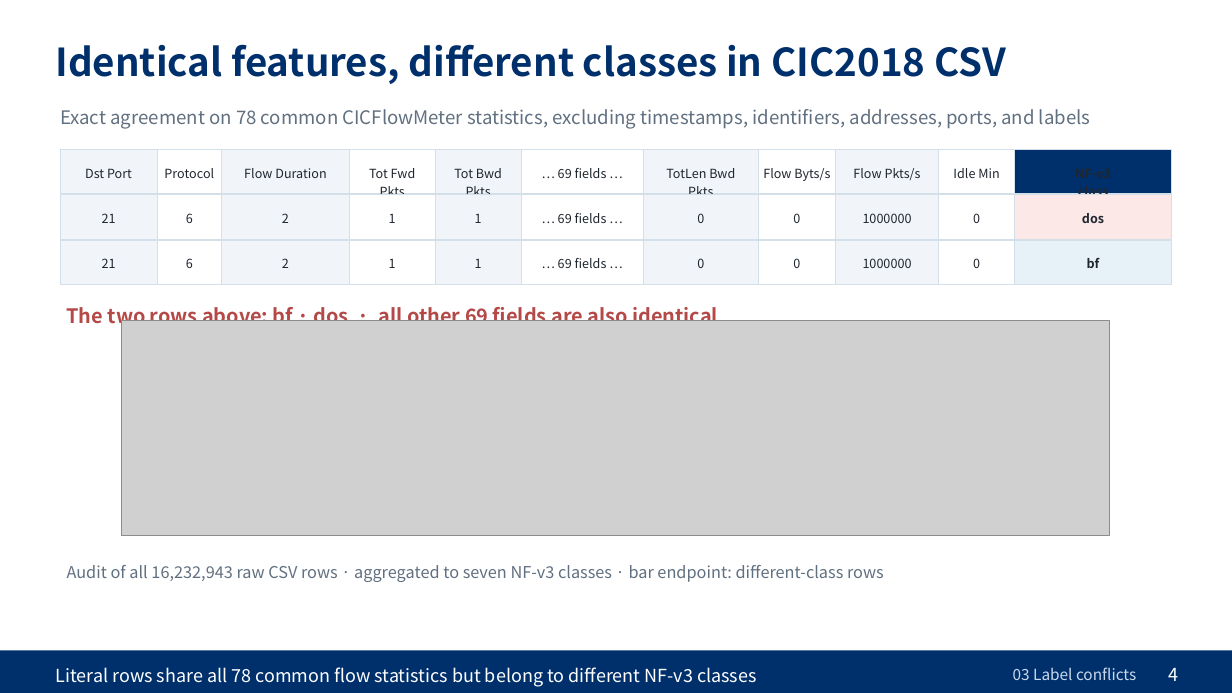
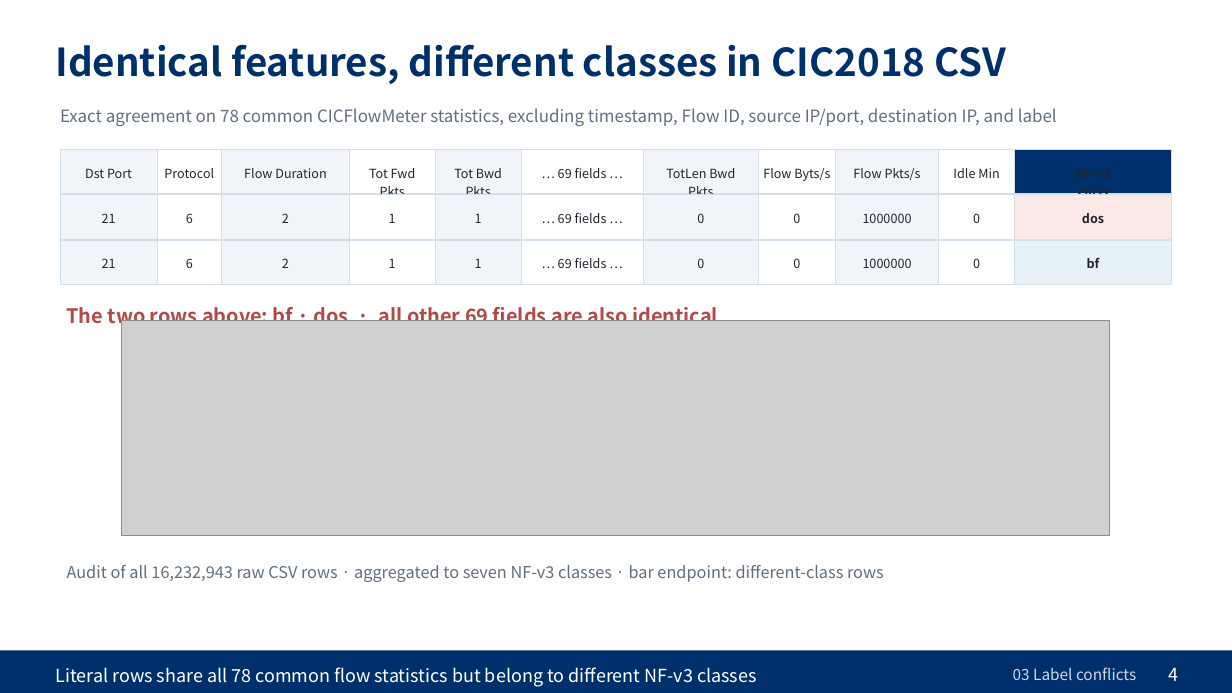
Before and after one commit to westpark9/imbal_cic, a slide deck: slide 4 of docs/slides/eng/20261030_PCAP_Research_Direction.pptx. Drawn at 1232x693 pixels with LibreOffice and Linux fonts; fonts in the diff are those of the drawing; grey boxes stand for pictures. Boxes give left, top, right and bottom in pixels: in the first picture for what was removed or moved away, otherwise in the second. Text is boxed around its words. In the diff, an @@ line names an element or a change of style, - is before the commit and + after.

```diff
--- a/docs/slides/eng/20261030_PCAP_Research_Direction.pptx
+++ b/docs/slides/eng/20261030_PCAP_Research_Direction.pptx
@@ text at bbox=[60, 108, 1057, 126]: text changed; size 14.5 to 13.2 pt @@
-Exact agreement on 78 common CICFlowMeter statistics, excluding timestamps, identifiers, addresses, ports, and labels
+Exact agreement on 78 common CICFlowMeter statistics, excluding timestamp, Flow ID, source IP/port, destination IP, and label
```
Also in this commit, not shown: 9 other files.
